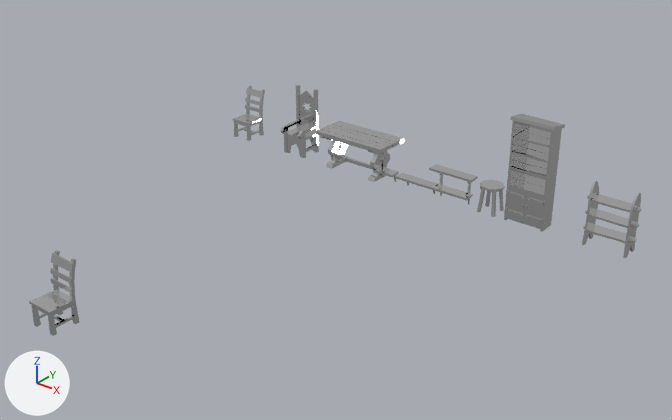
An edit to the FBX model Assets/Art/Models/Environment/Furniture.fbx, drawn before and after from the same camera.
Camera for both pictures: a camera (50 mm lens) standing at (13.76, -8.16, 9.84) and looking at (1.81, 6.77, 0.58). Arrows for +X, +Y and +Z are at lower left; the lights stay in place. Where no turn or scale is listed for an object, it has been applied to the vertices.

Names of what the first picture shows: 'BookcaseDoorLeft', 'BookcaseDoorRight', 'BookcaseSmall', 'BookcaseWithDoors', 'ChairElegant', 'ChairNormal', 'ChairStar.001', 'ShelfDouble', 'Stool', 'Table'.
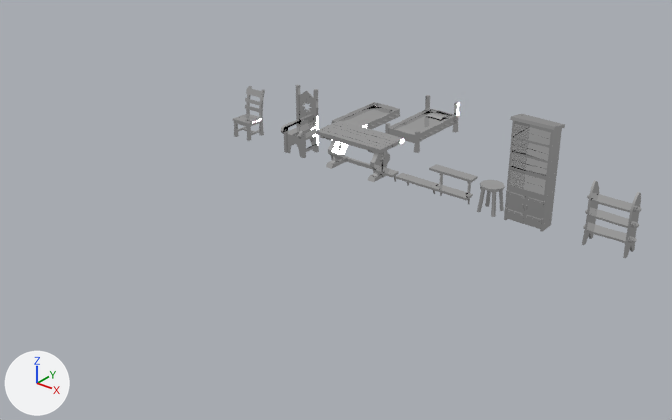
Boxes (x1, y1, x2, y2) around the edits, measured in the pictures (672 x 420 px):
'ChairStar.001', deleted: before (29, 250, 79, 336)
'BedNormal', added: after (385, 95, 459, 153)
'BedSimple', added: after (331, 102, 400, 129)

The change, as a diff of the scene's bpy script:
```diff
--- a/Assets/Art/Models/Environment/Furniture.fbx.py
+++ b/Assets/Art/Models/Environment/Furniture.fbx.py
@@ me_bednormal_001 @@
+me_bednormal_001.from_pydata(...)  # 531 vertices, 507 faces; spans x -0.56..0.56, y -1.06..1.06, z 0.0..0.91
+me_bednormal_001.materials.append(mat_imphenziapixpal)  # its picture is missing
@@ me_bedsimple_001 @@
+me_bedsimple_001.from_pydata(...)  # 694 vertices, 582 faces; spans x -0.59..0.59, y -1.07..1.05, z 0.0..0.27
+me_bedsimple_001.materials.append(mat_imphenziapixpal)  # its picture is missing
@@ ob_chairstar_001 @@
-ob_chairstar_001 = bpy.data.objects.new('ChairStar.001', me_chairnormal_002)
-ob_chairstar_001.location = (0.0, 0.4, 0.0)
@@ ob_bednormal @@
+ob_bednormal = bpy.data.objects.new('BedNormal', me_bednormal_001)
+ob_bednormal.location = (0.0, 13.0, 0.0)
@@ ob_bedsimple @@
+ob_bedsimple = bpy.data.objects.new('BedSimple', me_bedsimple_001)
+ob_bedsimple.location = (-2.0, 13.0, 0.0)
```
